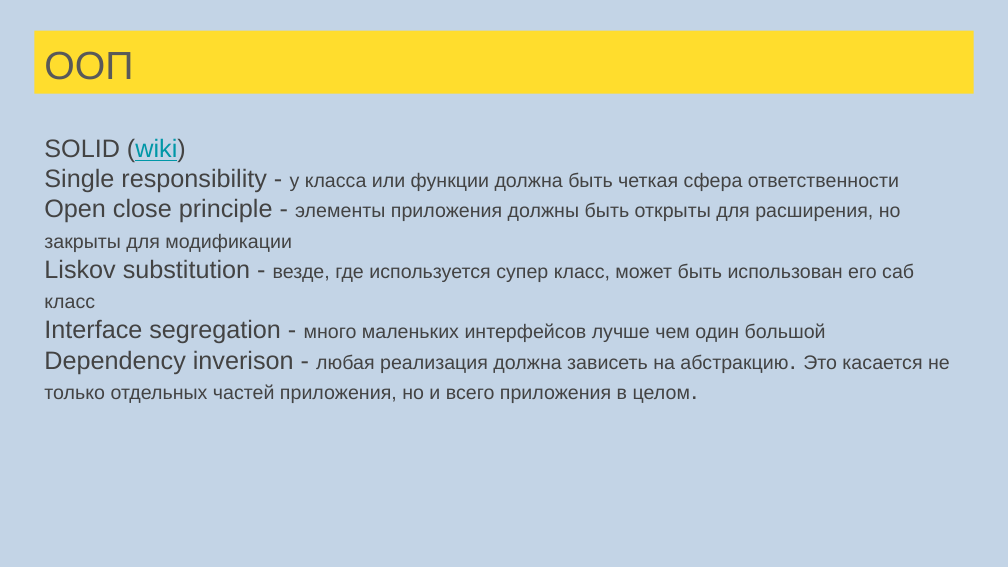
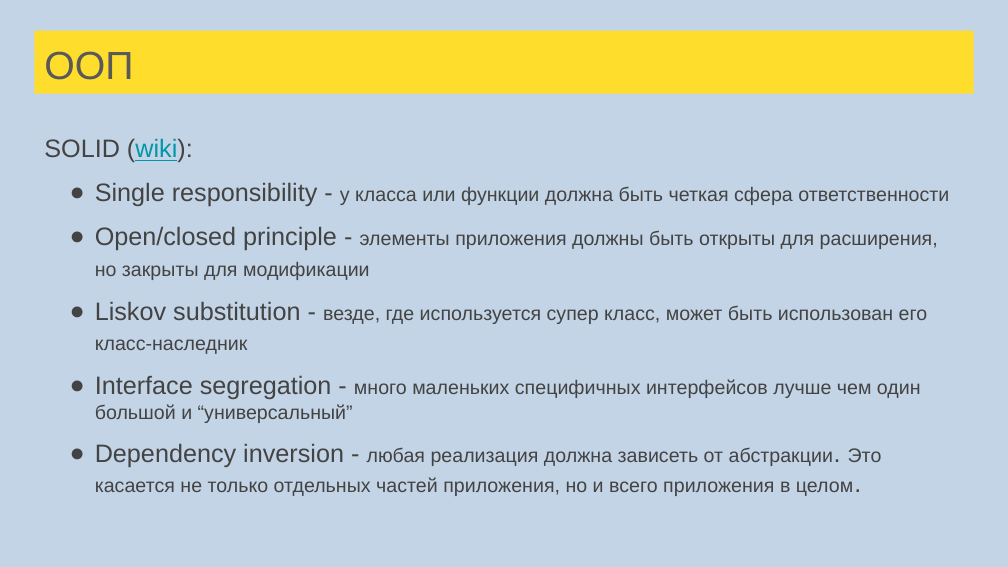
Before and after one commit to sergeypopov83/scala-school, a slide deck: slide 103 of src/main/resources/Лекции Scala для FinTech.pptx (slide 101 before the commit). Drawn at 1008x567 pixels with LibreOffice and Linux fonts; fonts in the diff are those of the drawing. Boxes give left, top, right and bottom in pixels: in the first picture for what was removed or moved away, otherwise in the second. Text is boxed around its words. In the diff, an @@ line names an element or a change of style, - is before the commit and + after.

```diff
--- a/src/main/resources/Лекции Scala для FinTech.pptx
+++ b/src/main/resources/Лекции Scala для FinTech.pptx
@@ text at <box>44,138,193,162</box>: text changed @@
-SOLID (wiki)
+SOLID (wiki):
@@ text at <box>95,182,949,206</box>: bullet none to ●; more space between paragraphs @@
@@ text at <box>95,226,938,496</box>: text changed @@
-Open close principle - элементы приложения должны быть открыты для расширения, но закрыты для модификации
-Liskov substitution - везде, где используется супер класс, может быть использован его саб класс
-Interface segregation - много маленьких интерфейсов лучше чем один большой
-Dependency inverison - любая реализация должна зависеть на абстракцию. Это касается не только отдельных частей приложения, но и всего приложения в целом.
+● Open/closed principle - элементы приложения должны быть открыты для расширения, но закрыты для модификации
+● Liskov substitution - везде, где используется супер класс, может быть использован его класс-наследник
+● Interface segregation - много маленьких специфичных интерфейсов лучше чем один большой и “универсальный”
+● Dependency inversion - любая реализация должна зависеть от абстракции. Это касается не только отдельных частей приложения, но и всего приложения в целом.
```
Also in this commit, not shown: 25 other slides changed, 3 slides added, 1 other file.
